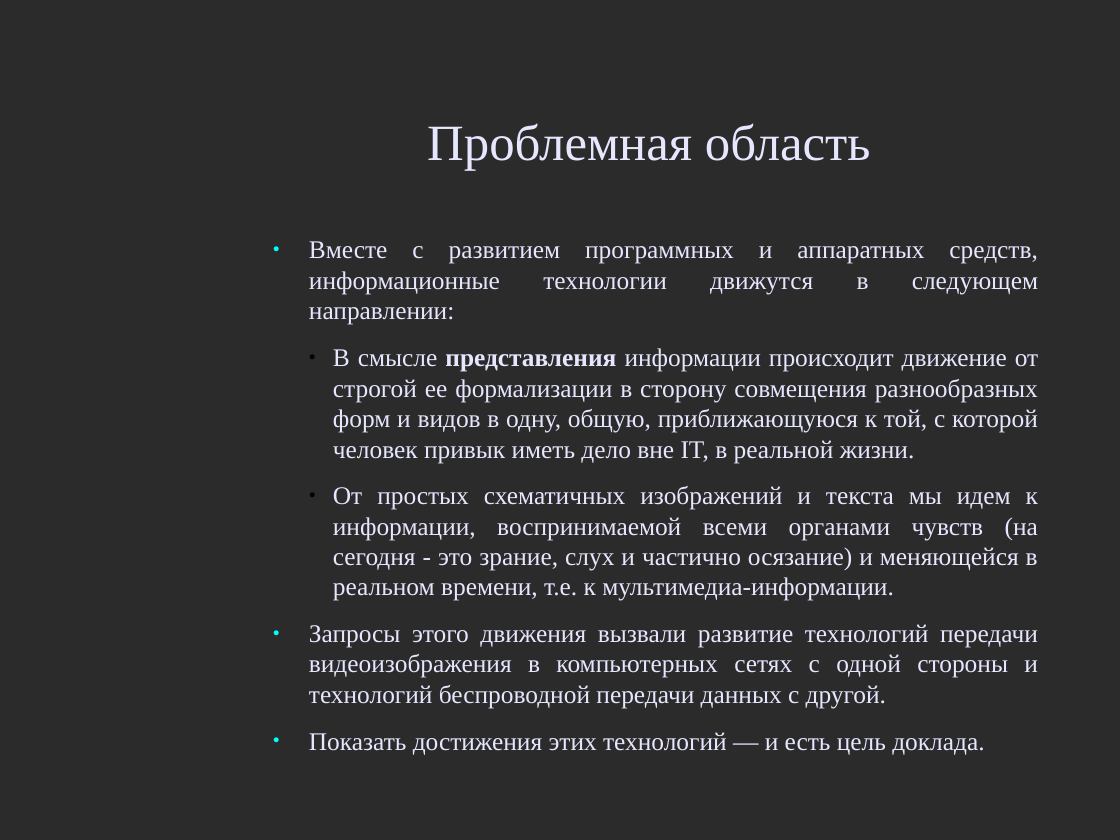
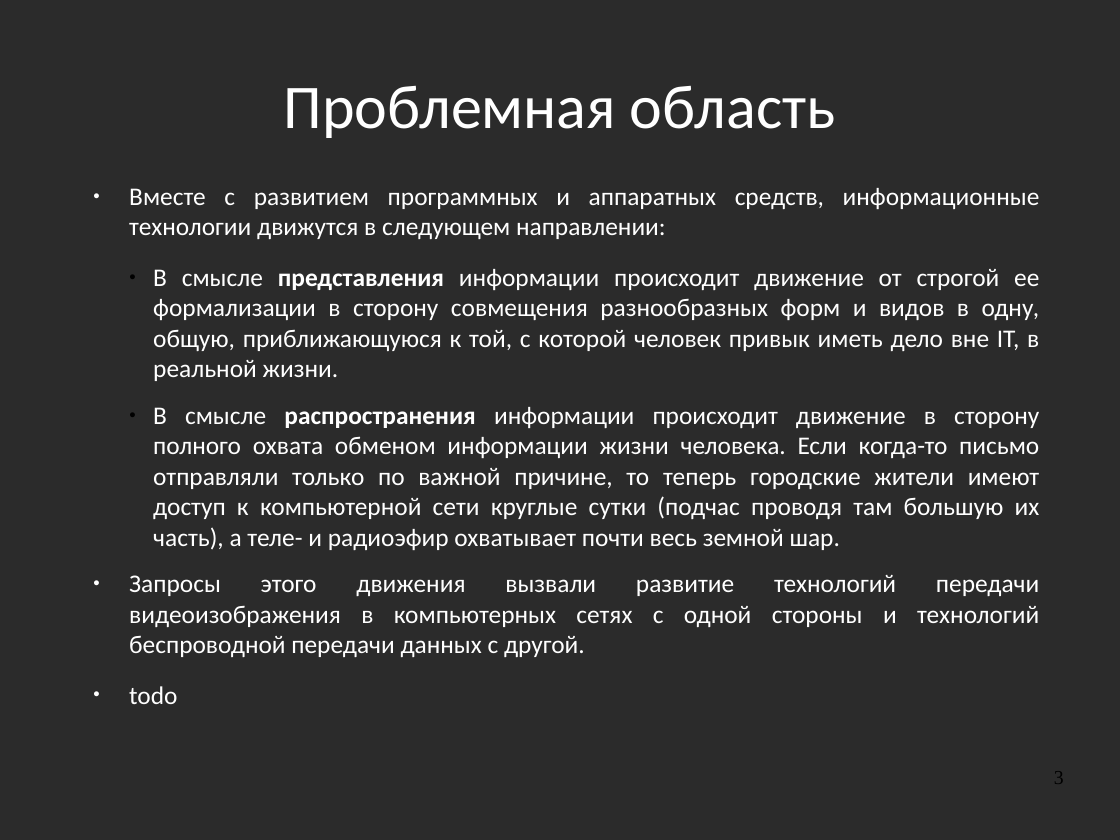
Before and after one commit to aeremenok/a-team-777, a slide deck: slide 3 of 10/smm/doc/eav_wireless.odp. Drawn at 1120x840 pixels with LibreOffice and Linux fonts; fonts in the diff are those of the drawing; background and template pictures are left out; a plain dark background stands for a picture behind light text. Boxes give left, top, right and bottom in pixels: in the first picture for what was removed or moved away, otherwise in the second. Text is boxed around its words. In the diff, an @@ line names an element or a change of style, - is before the commit and + after.

Commit message:
СММ изменен стиль презентации, выровнен текст, мелкие исправления

```diff
--- a/10/smm/doc/eav_wireless.odp
+++ b/10/smm/doc/eav_wireless.odp
@@ title "Проблемная область": place and size @@
-title "Проблемная область" at box(427, 123, 871, 170)
+title "Проблемная область" at box(284, 86, 835, 138)
@@ title "Проблемная область" at box(284, 86, 835, 138): size 36 to 44 pt, font Times New Roman to Calibri, text colour #E6E6FF to #FFFFFF @@
@@ text "Вместе с развитием программных и ...": place and size @@
-text "Вместе с развитием программных и ..." at box(309, 241, 1038, 755)
+text "Вместе с развитием программных и ..." at box(129, 188, 1040, 704)
@@ text at box(129, 188, 1040, 657): font Times New Roman to Calibri, text colour #E6E6FF to #FFFFFF in "Вместе с развитием программных и аппаратных средств, ...", "В смысле представления информации происходит движение от ...", "Запросы этого движения вызвали развитие технологий передачи ..."; more space between paragraphs; bullet colour #00FFFF to #FFFFFF @@
@@ text at box(153, 407, 1040, 550): text changed; font Times New Roman to Calibri; text colour #E6E6FF to #FFFFFF @@
-  ● От простых схематичных изображений и текста мы идем к информации, воспринимаемой всеми органами чувств (на сегодня - это зрание, слух и частично осязание) и меняющейся в реальном времени, т.е. к мультимедиа-информации.
+  ● В смысле распространения информации происходит движение в сторону полного охвата обменом информации жизни человека. Если когда-то письмо отправляли только по важной причине, то теперь городские жители имеют доступ к компьютерной сети круглые сутки (подчас проводя там большую их часть), а теле- и радиоэфир охватывает почти весь земной шар.
@@ text at box(129, 686, 177, 704): text changed; font Times New Roman to Calibri; text colour #E6E6FF to #FFFFFF @@
-● Показать достижения этих технологий — и есть цель доклада.
+● todo
@@ page number added at box(1054, 771, 1064, 783), 14 pt, text #000000 @@
+3
```
Also in this commit, not shown: 44 other slides changed, 1 slide added, 1 slide removed.
